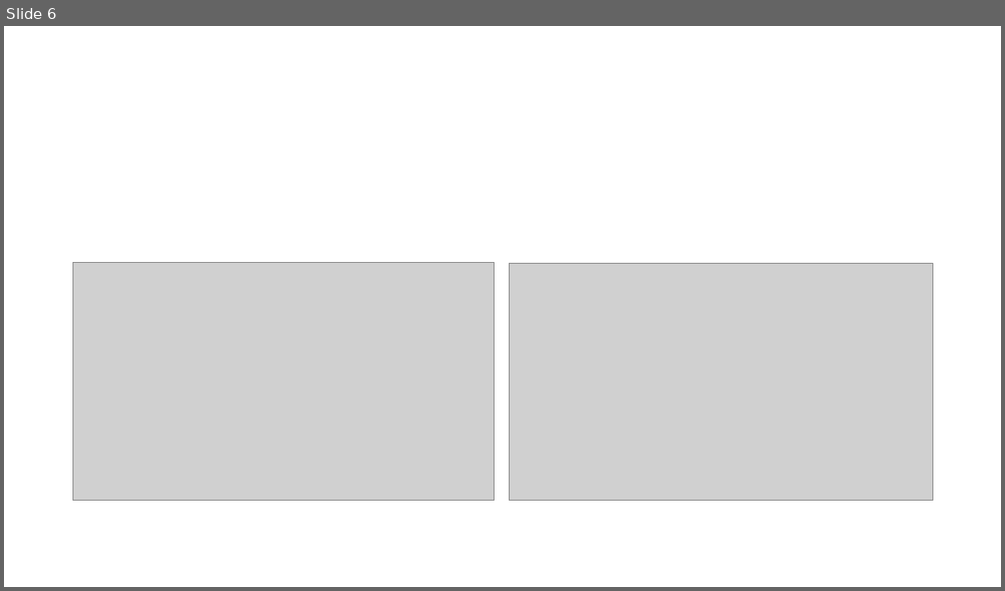
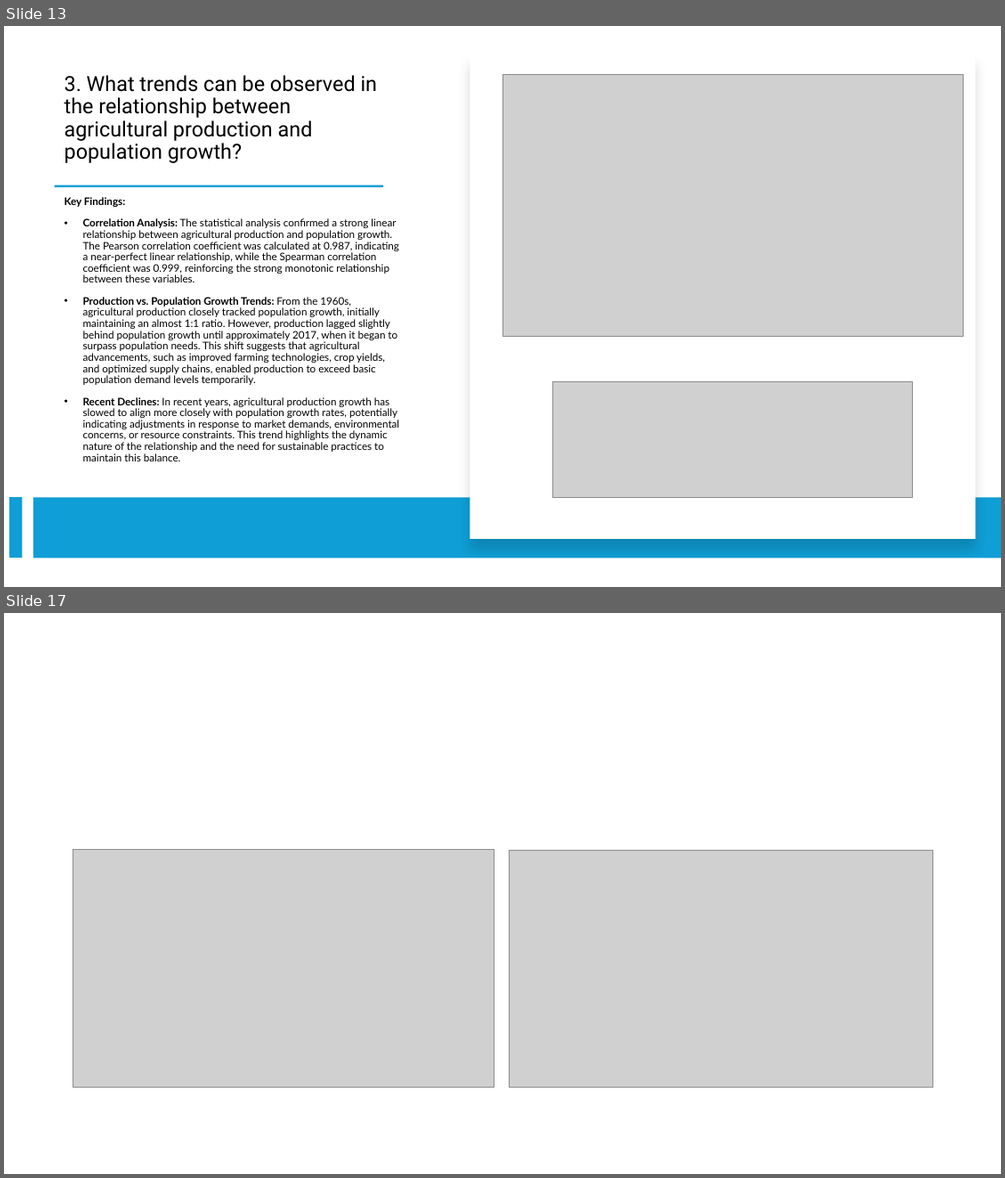
Before and after one commit to Corey-Holton/Project1, a slide deck: Working files/Group Project.pptx. Shown one above the other, each under a label of ours: slide 6 before the commit, slides 13 and 17 after it; the slides between them are not shown. The pictures are 1005x591 and 1005x1178 pixels, drawn with LibreOffice and Linux fonts; fonts in the diff are those of the drawing; grey boxes stand for pictures. Boxes give left, top, right and bottom in pixels: in the first picture for what was removed or moved away, otherwise in the second. Text is boxed around its words. In the diff, an @@ line names an element or a change of style, - is before the commit and + after.

```diff
--- a/Working files/Group Project.pptx
+++ b/Working files/Group Project.pptx
@@ slide 13 added at (4,26,1001,587), background #FFFFFF @@
@@ title added at (65,75,378,163), 20 pt, text #000000 @@
+3. What trends can be observed in the relationship between agricultural production and population growth?
@@ rectangle added at (469,55,975,539), fill #FFFFFF @@
@@ picture added at (502,74,963,337) @@
@@ rectangle added at (54,185,383,187), fill #0F9ED5 @@
@@ text added at (65,197,399,461), 10 pt, text #000000 @@
+Key Findings:
+• Correlation Analysis: The statistical analysis confirmed a strong linear relationship between agricultural production and population growth. The Pearson correlation coefficient was calculated at 0.987, indicating a near-perfect linear relationship, while the Spearman correlation coefficient was 0.999, reinforcing the strong monotonic relationship between these variables.
+• Production vs. Population Growth Trends: From the 1960s, agricultural production closely tracked population growth, initially maintaining an almost 1:1 ratio. However, production lagged slightly behind population growth until approximately 2017, when it began to surpass population needs. This shift suggests that agricultural advancements, such as improved farming technologies, crop yields, and optimized supply chains, enabled production to exceed basic population demand levels temporarily.
+• Recent Declines: In recent years, agricultural production growth has slowed to align more closely with population growth rates, potentially indicating adjustments in response to market demands, environmental concerns, or resource constraints. This trend highlights the dynamic nature of the relationship and the need for sustainable practices to maintain this balance.
@@ picture added at (553,381,912,497) @@
@@ rectangle added at (9,497,22,557), fill #0F9ED5 @@
@@ rectangle added at (33,498,1001,558), fill #0F9ED5 @@
@@ what was slide 6 is now slide 17 @@
```
Also in this commit, not shown: 3 slides changed, 11 other slides added, 6 slides removed.
